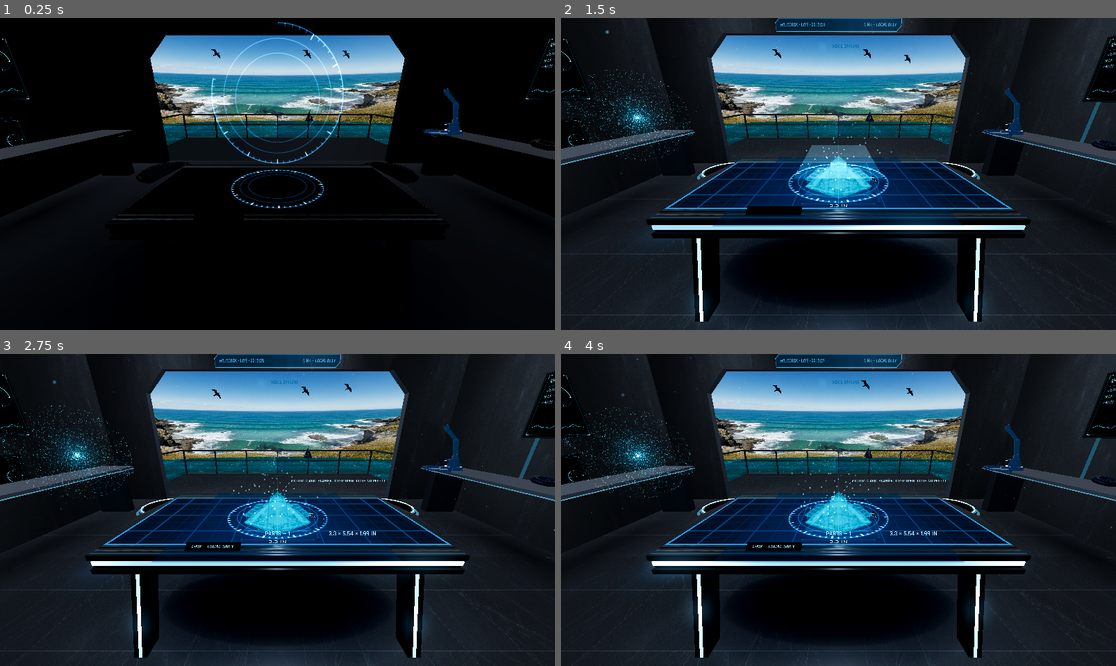
Above: before the commit, frames 1-4 (two rows, left to right).
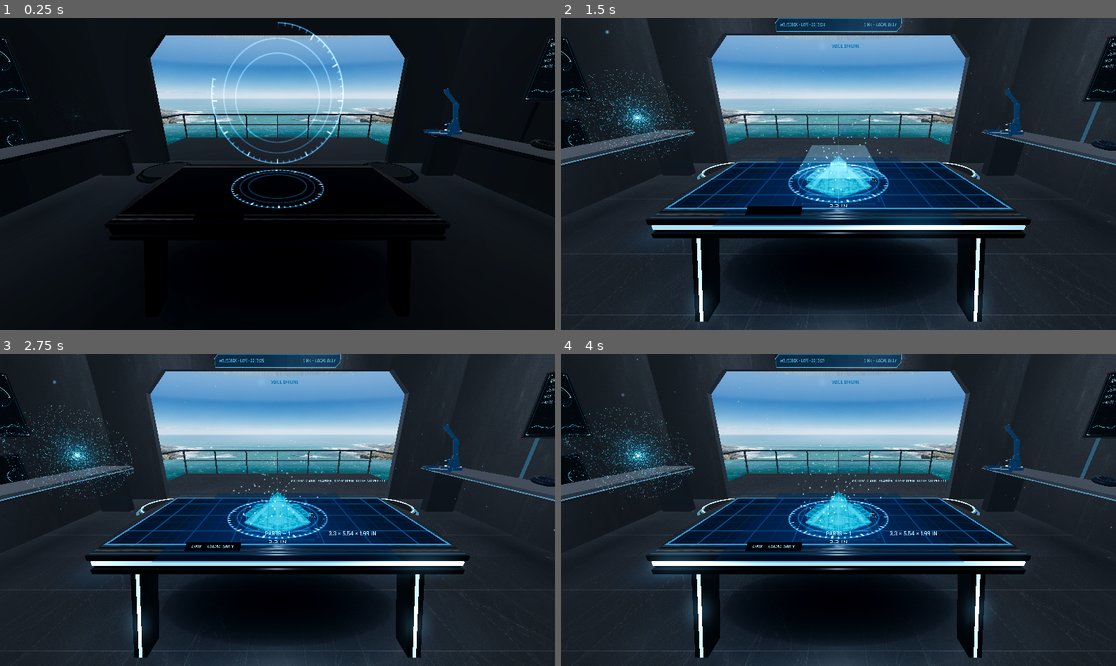
Above: after the commit, the same moments.

Repository: Jondude1/atlas-holodeck
Game: Godot game, scene res://main.tscn
Two runs of this game, one before a commit and one after it. Both use one fixed random seed, a clock stepped at 60 frames per second and the inputs below. Sound files missing from this copy of the repository are replaced by a short silence.
Inputs (mouse positions are in pixels of both pictures, inside the frame that each line leads up to):
- Up to frame 1 (0.25 s): no input
- Up to frame 2 (1.5 s): tap Enter at 0.5 s; move the mouse to (960, 158) at 0.52 s; click (960, 158) at 0.67 s; drag from (727, 189) to (810, 236) at 1.27 s
- Up to frame 3 (2.75 s): move the mouse to (333, 441) at 2.02 s; click (333, 441) at 2.17 s
- Up to frame 4 (4 s): drag from (810, 572) to (672, 463) at 2.77 s; move the mouse to (1005, 556) at 3.52 s; click (1005, 556) at 3.67 s

The runs differ from the first frame. In frame 1, 14% of the frame differs, in the area x 0-99%, y 0-61%; in frame 2, 13%; in frame 3, 13%; in frame 4, 13%.

Commit message:
Vista feel round — Oculus Home research: locked horizon, stepped aerial perspective, one sun + floor spill, three-rate motion

Diff:
--- a/app/lab.gd
+++ b/app/lab.gd
@@ -79,14 +79,17 @@
 	gloss.material_override = Fx.glow_decal(Tokens.a(Tokens.HOLO_PRIMARY, 0.032), Fx.radial_texture(128, 2.6))
 	gloss.position = Vector3(table_xz.x, 0.006, table_xz.y + 0.95)
 	add_child(gloss)
-	# R8: daylight spill from the opening — a wide soft satin sheen across the polished floor
+	# R8 + feel round: daylight spill from the opening — an elongated pool of the
+	# coast's daylight colour reaching in from the threshold and dying out ~3 m
+	# inside the room (Oculus Home research: fake the spill, let it fall off fast,
+	# or the room reads as outdoors). Tuned to the default coast/day vista.
 	var spill := MeshInstance3D.new()
 	spill.name = "VistaSpill"
 	var spm := PlaneMesh.new()
-	spm.size = Vector2(6.6, 4.0)
+	spm.size = Vector2(5.6, 3.0)
 	spill.mesh = spm
-	spill.material_override = Fx.glow_decal(Color(0.80, 0.86, 0.92, 0.085), Fx.radial_texture(128, 2.0))
-	spill.position = Vector3(0, 0.005, -3.45)
+	spill.material_override = Fx.glow_decal(Color(0.82, 0.87, 0.93, 0.10), Fx.radial_texture(128, 2.4))
+	spill.position = Vector3(0, 0.005, -3.55)
 	add_child(spill)
 
 	# R7-0: baked contact shadows — with no realtime shadow maps (Quest budget), soft
--- a/app/vista.gd
+++ b/app/vista.gd
@@ -22,35 +22,49 @@
 
 const CENTRE := Vector3(0, 0, -1)      # room centre: cards are cylindrical around it
 const FAR_R := 55.0
+const HORIZON_Y := 1.45                # feel round: THE horizon height (deck space) — a touch below standing eye, the elevated-coast dip; every vista's card_top puts its painted horizon here
 const ORDER: Array[String] = ["coast", "lake", "valley"]
 
 const DEFS := {
+	# Vista-feel round (Oculus Home research): "horizon" is the painting's horizon
+	# row (fraction from the image TOP); card_top is DERIVED from it so the painted
+	# horizon lands at deck y = HORIZON_Y on every vista — painting, water and sky
+	# dome share one horizon. "fog" now MATCHES the painted horizon colour, so real
+	# geometry hazes into the same air the painting breathes. "sun_az" (deck-local
+	# xz toward the sun) + "glitter_x" (world-x of the water's sun lane) + the
+	# dome's bright sector all agree on ONE sun per vista.
 	"coast": {
-		"tex": "res://vistas/vista-coast.png", "card_top": 15.5,
-		"sky_top": Color(0.24, 0.46, 0.72), "sky_horizon": Color(0.68, 0.80, 0.89), "sky_ground": Color(0.06, 0.16, 0.24),
-		"fog": Color(0.14, 0.15, 0.17), "ambient_energy": 0.46, "fog_density": 0.006,
+		"tex": "res://vistas/vista-coast.png", "card_top": 9.4, "horizon": 0.36,
+		"sky_top": Color(0.24, 0.46, 0.72), "sky_horizon": Color(0.68, 0.80, 0.89), "sky_ground": Color(0.10, 0.19, 0.27),
+		"fog": Color(0.66, 0.76, 0.85), "ambient_energy": 0.46, "fog_density": 0.006,
 		"omni_tint": Color(0.96, 0.98, 1.0), "omni_energy": 1.05,
 		"water_y": -4.2, "water_deep": Color(0.03, 0.20, 0.34), "water_spark": Color(0.65, 0.86, 0.95), "water_speed": 0.85,
 		"mist": Color(0.84, 0.90, 0.96), "mist_alpha": 0.28, "cloud_tint": Color(0.95, 0.97, 0.99), "boat": true,
 		"rock": Color(0.86, 0.89, 0.91), "drop": 9.5, "sea": [0.36, 0.82, 1.0],   # shader UV: v=0 at the TOP of the painting; the sea band is rows .36-.82
+		"haze": Color(0.74, 0.83, 0.90), "haze_near": 0.80, "haze_amt": 0.60, "edge": Color(0.50, 0.65, 0.82),
+		"sun_az": Vector2(-0.88, 0.47), "sun_tint": Color(0.95, 0.92, 0.82), "glitter_x": -6.0,
 	},
 	"lake": {
-		"tex": "res://vistas/vista-lake.png", "card_top": 14.5,
+		"tex": "res://vistas/vista-lake.png", "card_top": 12.2, "horizon": 0.49,
 		"sky_top": Color(0.05, 0.10, 0.22), "sky_horizon": Color(0.36, 0.48, 0.66), "sky_ground": Color(0.02, 0.05, 0.11),
-		"fog": Color(0.10, 0.12, 0.15), "ambient_energy": 0.38, "fog_density": 0.007,
+		"fog": Color(0.42, 0.54, 0.70), "ambient_energy": 0.38, "fog_density": 0.007,
 		"omni_tint": Color(0.86, 0.92, 1.0), "omni_energy": 0.95,
 		"water_y": -3.0, "water_deep": Color(0.03, 0.1, 0.2), "water_spark": Color(0.5, 0.7, 0.95), "water_speed": 0.35,
 		"mist": Color(0.75, 0.85, 1.0), "mist_alpha": 0.5, "cloud_tint": Color(0.6, 0.7, 0.9), "boat": true,
 		"rock": Color(0.82, 0.86, 0.92), "drop": 7.0, "sea": [0.45, 0.75, 0.5],
+		"haze": Color(0.48, 0.60, 0.74), "haze_near": 0.78, "haze_amt": 0.45, "edge": Color(0.32, 0.44, 0.62),
+		"sun_az": Vector2(-0.80, -0.60), "sun_tint": Color(0.85, 0.80, 0.90), "glitter_x": 6.0,
 	},
 	"valley": {
-		"tex": "res://vistas/vista-valley.png", "card_top": 15.2,
+		"tex": "res://vistas/vista-valley.png", "card_top": 5.2, "horizon": 0.17,
 		"sky_top": Color(0.35, 0.54, 0.76), "sky_horizon": Color(0.90, 0.83, 0.68), "sky_ground": Color(0.08, 0.15, 0.10),
-		"fog": Color(0.14, 0.15, 0.14), "ambient_energy": 0.48, "fog_density": 0.006,
+		"fog": Color(0.80, 0.74, 0.60), "ambient_energy": 0.48, "fog_density": 0.006,
 		"omni_tint": Color(1.02, 0.98, 0.92), "omni_energy": 1.05,
 		"water_y": 999.0, "water_deep": Color(0.02, 0.2, 0.3), "water_spark": Color(0.6, 0.9, 1.0), "water_speed": 1.0,
 		"mist": Color(0.96, 0.94, 0.88), "mist_alpha": 0.38, "cloud_tint": Color(0.96, 0.95, 0.92), "boat": false,
 		"rock": Color(0.52, 0.56, 0.42), "drop": 8.5, "sea": [0.0, 0.0, 0.0],
+		"haze": Color(0.86, 0.80, 0.68), "haze_near": 0.34, "haze_amt": 0.22, "edge": Color(0.74, 0.70, 0.64),   # haze_amt lower than the water vistas: this painting already carries its own aerial perspective (layered ridges)
+		"sun_az": Vector2(-0.55, -0.83), "sun_tint": Color(1.0, 0.85, 0.60), "glitter_x": 0.0,
 	},
 }
 
@@ -167,6 +181,7 @@
 		sm.set_shader_parameter("top_color", (d["sky_top"] as Color) * (g["sky"] as Color))
 		sm.set_shader_parameter("horizon_color", (d["sky_horizon"] as Color) * (g["sky"] as Color))
 		sm.set_shader_parameter("ground_color", (d["sky_ground"] as Color) * (g["sky"] as Color))
+		sm.set_shader_parameter("sun_color", (d["sun_tint"] as Color) * (g["sky"] as Color))
 
 func _apply_ambience(dur: float) -> void:
 	if _amb == null:
@@ -260,15 +275,19 @@
 	sky_sh.set_shader_parameter("top_color", d["sky_top"])
 	sky_sh.set_shader_parameter("horizon_color", d["sky_horizon"])
 	sky_sh.set_shader_parameter("ground_color", d["sky_ground"])
+	sky_sh.set_shader_parameter("horizon_height", 0.005)   # feel round: the dome's horizon sits at the same eye-level line as the cards'
+	sky_sh.set_shader_parameter("sun_dir", d["sun_az"])
+	sky_sh.set_shader_parameter("sun_color", d["sun_tint"])
 	dome.material_override = sky_sh
 	_domes[nm] = sky_sh
 	_seal_vista_node(dome)
 	root.add_child(dome)
-	# far card: the painting itself
+	# far card: the painting itself — placed so its horizon row lands on
+	# HORIZON_Y, with a sky cap above the image stretching its top row upward
 	var top: float = d["card_top"]
 	var card := MeshInstance3D.new()
 	card.name = "FarCard"
-	card.mesh = _card_mesh(FAR_R, 132.0, top - 22.0, top, 32)
+	card.mesh = _far_card_mesh(FAR_R, 132.0, top - 22.0, top, top + 7.0, 32)
 	var cm := ShaderMaterial.new()
 	cm.shader = CARD_SHADER
 	cm.set_shader_parameter("tex", load(d["tex"]) as Texture2D)
@@ -276,6 +295,12 @@
 	cm.set_shader_parameter("sea_lo", sea[0])
 	cm.set_shader_parameter("sea_hi", sea[1])
 	cm.set_shader_parameter("sway", sea[2])
+	cm.set_shader_parameter("haze_color", d["haze"])
+	cm.set_shader_parameter("haze_horizon", d["horizon"])
+	cm.set_shader_parameter("haze_near", d["haze_near"])
+	cm.set_shader_parameter("haze_strength", d["haze_amt"])
+	cm.set_shader_parameter("edge_color", d["edge"])
+	cm.set_shader_parameter("edge_fade", 0.10)
 	card.material_override = cm
 	_cards[nm] = cm
 	_seal_vista_node(card)
@@ -297,7 +322,9 @@
 		wm.set_shader_parameter("spark_color", d["water_spark"])
 		wm.set_shader_parameter("speed", d["water_speed"])
 		wm.set_shader_parameter("tex", TEX_OCEAN)
-		wm.set_shader_parameter("glitter_z", 0.0)
+		wm.set_shader_parameter("glitter_x", d["glitter_x"])
+		wm.set_shader_parameter("haze_color", d["haze"])
+		wm.set_shader_parameter("haze_amt", 0.38 if nm == "coast" else 0.30)
 		water.material_override = wm
 		_seal_vista_node(water)
 		root.add_child(water)
@@ -310,7 +337,7 @@
 	var hm := StandardMaterial3D.new()
 	hm.shading_mode = BaseMaterial3D.SHADING_MODE_UNSHADED
 	hm.cull_mode = BaseMaterial3D.CULL_DISABLED
-	hm.disable_fog = true
+	hm.disable_fog = false   # feel round: the cliffs take the same haze as everything else — their far reaches fade toward the horizon colour instead of ending at a hard line
 	hm.vertex_color_use_as_albedo = true
 	hm.albedo_texture = TEX_ROCK
 	hm.texture_repeat = true
@@ -362,7 +389,7 @@
 	bm.set_shader_parameter("tex", _cloud_texture())
 	bm.set_shader_parameter("tint", d["cloud_tint"])
 	bm.set_shader_parameter("alpha_base", 0.85)
-	bm.set_shader_parameter("scroll_speed", 0.0016)
+	bm.set_shader_parameter("scroll_speed", 0.0008)   # feel round: the backdrop family moves at one glacial rate — present, but still at a glance
 	bm.set_shader_parameter("pulse", 0.0)
 	band.material_override = bm
 	_seal_vista_node(band)
@@ -376,6 +403,11 @@
 	gm.shader = LIFE_SHADER
 	gm.set_shader_parameter("tex", TEX_GULL)
 	gm.set_shader_parameter("mode", 0.0)
+	# feel round: one 600 s master cycle — the boat crosses in [30, 290], the
+	# flock works the wind in [350, 470]; never both on stage together.
+	gm.set_shader_parameter("period", 600.0)
+	gm.set_shader_parameter("win_lo", 350.0)
+	gm.set_shader_parameter("win_hi", 470.0)
 	gulls.material_override = gm
 	_seal_vista_node(gulls)
 	root.add_child(gulls)
@@ -389,6 +421,9 @@
 		bom.set_shader_parameter("tex", TEX_BOAT)
 		bom.set_shader_parameter("mode", 1.0)
 		bom.set_shader_parameter("tint", Color(0.1, 0.12, 0.16, 1.0))
+		bom.set_shader_parameter("period", 600.0)
+		bom.set_shader_parameter("win_lo", 30.0)
+		bom.set_shader_parameter("win_hi", 290.0)
 		boat.material_override = bom
 		_seal_vista_node(boat)
 		root.add_child(boat)
@@ -576,6 +611,36 @@
 	mesh.add_surface_from_arrays(Mesh.PRIMITIVE_TRIANGLES, arrays)
 	return mesh
 
+## The far card: the painting mapped over [y0, y1] exactly as _card_mesh does,
+## plus a sky cap [y1, y2] whose UV stays pinned at the image's top row — the
+## painting's zenith colour stretches upward, so lowering the card to lock its
+## horizon never opens a gap between the painting and the dome.
+func _far_card_mesh(radius: float, arc_deg: float, y0: float, y1: float, y2: float, seg: int) -> ArrayMesh:
+	var verts := PackedVector3Array()
+	var uvs := PackedVector2Array()
+	var idx := PackedInt32Array()
+	var half := deg_to_rad(arc_deg) * 0.5
+	var rows := [[y0, 1.0], [y1, 0.05], [y2, -0.02]]   # the cap samples the painting's top sky band (a near-vertical gradient — stretch-invisible) and ends below v=0 so the shader's edge blend tops out there
+	for i in seg + 1:
+		var a := -half + (2.0 * half) * float(i) / float(seg)
+		var p := Vector3(-cos(a), 0, sin(a)) * radius
+		var u := float(i) / float(seg)
+		for r in rows:
+			verts.append(Vector3(p.x, r[0], p.z))
+			uvs.append(Vector2(u, r[1]))
+	for i in seg:
+		var b := i * 3
+		idx.append_array([b, b + 1, b + 3, b + 1, b + 4, b + 3])        # painting strip
+		idx.append_array([b + 1, b + 2, b + 4, b + 2, b + 5, b + 4])    # sky cap strip
+	var arrays := []
+	arrays.resize(Mesh.ARRAY_MAX)
+	arrays[Mesh.ARRAY_VERTEX] = verts
+	arrays[Mesh.ARRAY_TEX_UV] = uvs
+	arrays[Mesh.ARRAY_INDEX] = idx
+	var mesh := ArrayMesh.new()
+	mesh.add_surface_from_arrays(Mesh.PRIMITIVE_TRIANGLES, arrays)
+	return mesh
+
 var _mist_tex: Texture2D
 func _mist_texture() -> Texture2D:
 	if _mist_tex:
--- a/app/vista_card.gdshader
+++ b/app/vista_card.gdshader
@@ -12,20 +12,42 @@
 uniform float sea_hi = 0.0;    // UV.y of the painted horizon
 uniform float sway = 0.0;      // 0 = a still painting; 1 = full roll
 uniform float sat = 0.86;      // R8 polish: calm photographic saturation so room holograms lead
+// Vista-feel round (Oculus Home research): stepped aerial perspective + a graded
+// top edge, so the painting hazes toward ITS horizon in two perceptible steps
+// and melts into the sky dome where the card ends instead of cutting off.
+uniform vec4 haze_color : source_color = vec4(0.74, 0.83, 0.90, 1.0);
+uniform float haze_horizon = 0.36;   // UV.y of the painted horizon line
+uniform float haze_near = 0.80;      // UV.y where the haze has fully cleared (near shore)
+uniform float haze_strength = 0.0;   // 0 = off
+uniform vec4 edge_color : source_color = vec4(0.50, 0.65, 0.82, 1.0);
+uniform float edge_fade = 0.0;       // top rows blended toward edge_color over this UV span
 
 void fragment() {
 	float band = smoothstep(sea_lo - 0.03, sea_lo + 0.06, UV.y) * (1.0 - smoothstep(sea_hi - 0.06, sea_hi + 0.03, UV.y));
 	band *= sway;
 	vec2 uv = UV;
-	uv.x += sin(TIME * 0.11 + UV.y * 22.0 + sin(TIME * 0.05) * 1.7) * 0.0014 * band;
-	uv.y += sin(TIME * 0.07 + UV.x * 9.0) * 0.0006 * band;
+	// feel round: Jon's looping backdrop stays, subordinated — half the swell, so
+	// the painting reads still at a glance and the geometry carries the life.
+	uv.x += sin(TIME * 0.11 + UV.y * 22.0 + sin(TIME * 0.05) * 1.7) * 0.0007 * band;
+	uv.y += sin(TIME * 0.07 + UV.x * 9.0) * 0.0003 * band;
 	vec3 col = texture(tex, uv).rgb;
 	// Broken organic glint instead of continuous horizontal sine lines across the ocean
 	float streak = sin(UV.y * 95.0 - TIME * 0.32 + sin(UV.x * 48.0 + TIME * 0.1) * 1.8) * 0.5 + 0.5;
 	float break_x = sin(UV.x * 62.0 + UV.y * 17.0 - TIME * 0.15) * 0.5 + 0.5;
-	float foam = band * smoothstep(0.92, 1.0, streak) * smoothstep(0.35, 0.9, break_x) * 0.03;
+	float foam = band * smoothstep(0.92, 1.0, streak) * smoothstep(0.35, 0.9, break_x) * 0.015;
 	col += vec3(foam);
 	float lum = dot(col, vec3(0.299, 0.587, 0.114));
 	col = mix(vec3(lum), col, sat);
+	// stepped aerial perspective: full haze at the horizon, a clear step down
+	// through the mid-distance, gone at the near shore — a contrast ramp, not a
+	// single fog wash. Gated so the sky above the horizon stays clean.
+	float hz = clamp((haze_near - UV.y) / max(haze_near - haze_horizon, 0.001), 0.0, 1.0);
+	float hstep = smoothstep(0.30, 0.80, hz) * 0.62 + smoothstep(0.02, 0.38, hz) * 0.30;
+	float hgate = smoothstep(haze_horizon - 0.045, haze_horizon + 0.01, UV.y);
+	col = mix(col, haze_color.rgb, clamp(hstep, 0.0, 0.85) * haze_strength * hgate);
+	// the card's top edge graded toward the dome's colour at that elevation;
+	// the sky cap samples v < 0, where this blend reaches full strength
+	float ef = clamp(1.0 - smoothstep(-0.02, max(edge_fade, 0.001), UV.y), 0.0, 1.0);
+	col = mix(col, edge_color.rgb, ef * 0.8);
 	ALBEDO = col * tint.rgb;
 }
--- a/app/vista_life.gdshader
+++ b/app/vista_life.gdshader
@@ -9,19 +9,29 @@
 uniform sampler2D tex : source_color;
 uniform vec4 tint : source_color = vec4(0.07, 0.09, 0.13, 1.0);
 uniform float mode = 0.0; // 0 = gull (orbit + flap), 1 = boat (horizon drift)
+// Vista-feel round (Oculus Home research): crossings are EVENTS, not fixtures —
+// one master cycle; the boat and the gulls own separate windows inside it and
+// are never on stage together. Outside its window a system is fully invisible.
+uniform float period = 600.0;   // master cycle, seconds
+uniform float win_lo = 0.0;     // window start within the cycle
+uniform float win_hi = 600.0;   // window end
 
 varying float fade;
 
 void vertex() {
 	float phase = COLOR.r * 6.28318;
+	float lt = mod(TIME, period);
 	if (mode < 0.5) {
 		float a = TIME * (0.025 + COLOR.b * 0.02) + phase;
 		float r = 6.0 + COLOR.g * 6.0;
 		VERTEX += vec3(cos(a) * r, sin(TIME * 0.3 + phase * 3.0) * 0.8, sin(a) * r);
 		VERTEX.y += sin(TIME * (2.0 + COLOR.b * 1.6) + phase * 7.0) * abs(UV.x - 0.5) * 1.1;
-		fade = 1.0;
+		// the flock fades in, works the wind, and recedes — 14 s soft edges
+		fade = smoothstep(win_lo, win_lo + 14.0, lt) * (1.0 - smoothstep(win_hi - 14.0, win_hi, lt));
 	} else {
-		float t = fract(TIME * 0.0026 + COLOR.r);
+		// the crossing is mapped onto the boat's window: it enters at win_lo,
+		// leaves at win_hi, and sits invisible (sin = 0 at both clamps) otherwise
+		float t = clamp((lt - win_lo) / max(win_hi - win_lo, 1.0), 0.0, 1.0);
 		VERTEX.z += mix(-27.0, 27.0, t);
 		VERTEX.y += sin(TIME * 0.9 + phase) * 0.07;
 		fade = sin(3.14159 * t);
--- a/app/vista_sky.gdshader
+++ b/app/vista_sky.gdshader
@@ -8,6 +8,10 @@
 uniform vec4 ground_color : source_color = vec4(0.02, 0.05, 0.10, 1.0);
 uniform float horizon_height = 0.02;   // normalised direction-y of the horizon line
 uniform float horizon_softness = 0.16;
+// Vista-feel round (Oculus Home research): ONE sun — the dome carries a bright
+// sector at the same azimuth the painting's light and the water's glitter use.
+uniform vec2 sun_dir = vec2(-1.0, 0.0);          // deck-local xz, toward the sun
+uniform vec4 sun_color : source_color = vec4(0.0);
 
 varying vec3 dir;
 
@@ -18,9 +22,14 @@
 void fragment() {
 	float h = dir.y - horizon_height;
 	vec3 col = h > 0.0
-		? mix(horizon_color.rgb, top_color.rgb, pow(clamp(h / max(1.0 - horizon_height, 0.001), 0.0, 1.0), 0.62))
+		? mix(horizon_color.rgb, top_color.rgb, pow(clamp(h / max(1.0 - horizon_height, 0.001), 0.0, 1.0), 0.48))
 		: mix(horizon_color.rgb, ground_color.rgb, pow(clamp(-h / max(horizon_height + 1.0, 0.001), 0.0, 1.0), 0.5));
-	// a soft luminous band hugging the horizon (sun haze / sea glare)
-	col += horizon_color.rgb * exp(-abs(h) / max(horizon_softness, 0.001)) * 0.12;
+	// how aligned this fragment is with the sun's azimuth (fades with elevation)
+	vec2 dxz = dir.xz / max(length(dir.xz), 0.05);
+	float sa = max(dot(dxz, sun_dir), 0.0);
+	// a soft luminous band hugging the horizon (sun haze / sea glare), stronger sunward
+	col += horizon_color.rgb * exp(-abs(h) / max(horizon_softness, 0.001)) * 0.12 * (0.55 + 0.4 * pow(sa, 2.0));
+	// the sun's own glow sector, low over the horizon — a brightening, not a blast
+	col += sun_color.rgb * pow(sa, 4.0) * exp(-abs(h) / 0.13) * 0.20;
 	ALBEDO = col;
 }
--- a/app/vista_water.gdshader
+++ b/app/vista_water.gdshader
@@ -10,9 +10,11 @@
 uniform sampler2D tex : filter_linear_mipmap, repeat_enable;
 uniform vec4 deep_color : source_color = vec4(0.02, 0.16, 0.28, 1.0);
 uniform vec4 spark_color : source_color = vec4(0.45, 0.85, 1.0, 1.0);
-uniform float glitter_z = -1.0;        // world-z centre of the glitter lane (runs outward in -x)
+uniform float glitter_x = 0.0;         // world-x centre of the glitter lane (the lane runs outward, away from the room, at the sun's side of the view)
 uniform float glitter_width = 14.0;
 uniform float speed = 1.0;
+uniform vec4 haze_color : source_color = vec4(0.74, 0.83, 0.90, 1.0);
+uniform float haze_amt = 0.0;          // feel round: far water hazes into the painting's air so geometry sea and painted sea meet as one ramp
 
 varying vec3 wpos;
 
@@ -43,7 +45,7 @@
 	w += wave(p, vec2(1.0, -0.2), 5.5, 2.1 * speed) * 0.25;
 	float near_calm = smoothstep(8.0, 26.0, length(wpos.xz - vec2(0.0, -6.0)));
 	float sparkle = smoothstep(0.80, 0.99, w) * mix(0.10, 0.7, near_calm);
-	float lane = exp(-abs(wpos.z - glitter_z) / max(glitter_width, 0.1));
+	float lane = exp(-abs(wpos.x - glitter_x) / max(glitter_width, 0.1));
 	col += spark_color.rgb * sparkle * 0.16 * dist_fade;
 	col += spark_color.rgb * lane * sparkle * 0.22 * dist_fade;
 	// wash rolling ashore — bright bands travelling toward the cliffs (+z
@@ -52,5 +54,8 @@
 	float streak = sin(wpos.z * 2.1 - TIME * 1.15 * speed + sin(wpos.x * 0.3 + TIME * 0.23 * speed) * 1.6) * 0.5 + 0.5;
 	float wash = shore * smoothstep(0.72, 0.97, streak);
 	col = mix(col, vec3(0.88, 0.95, 0.99), wash * 0.45);
+	// distance haze: by the time the geometry sea reaches the painting it has
+	// taken on the same pale air the painting's own horizon wears
+	col = mix(col, haze_color.rgb, smoothstep(18.0, 55.0, length(p)) * haze_amt);
 	ALBEDO = col;
 }
